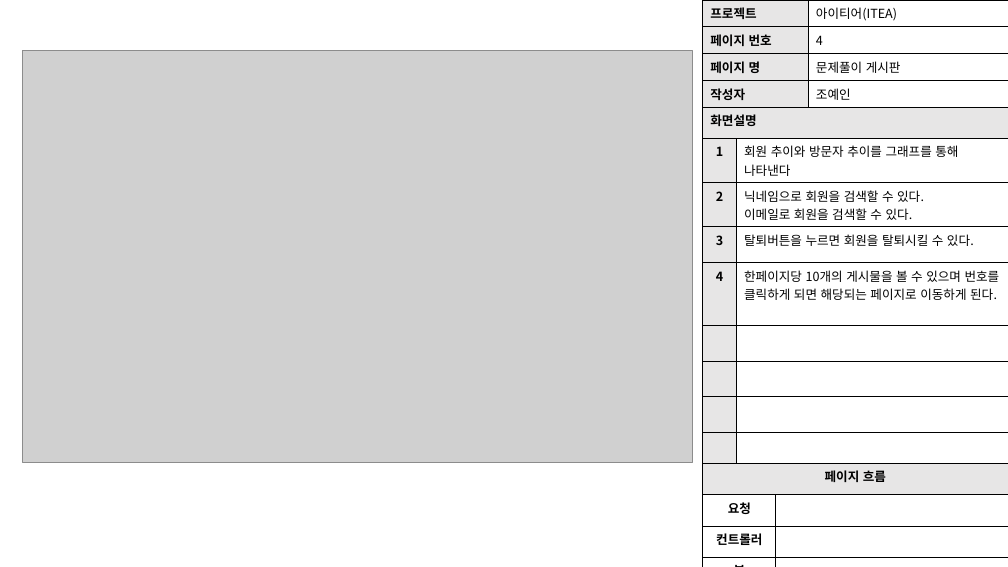
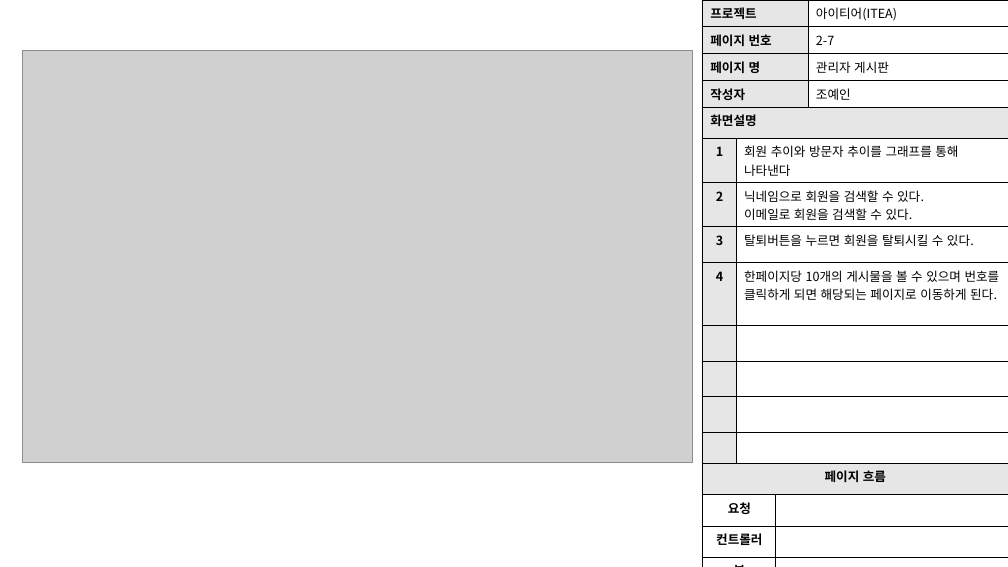
Before and after one commit to skwls2087/itea, a slide deck: slide 15 of 추가자료/스토리보드/스토리보드.pptx. Drawn at 1008x567 pixels with LibreOffice and Linux fonts; fonts in the diff are those of the drawing; grey boxes stand for pictures. Boxes give left, top, right and bottom in pixels: in the first picture for what was removed or moved away, otherwise in the second. Text is boxed around its words. In the diff, an @@ line names an element or a change of style, - is before the commit and + after.

```diff
--- a/추가자료/스토리보드/스토리보드.pptx
+++ b/추가자료/스토리보드/스토리보드.pptx
@@ table at (703,0,1008,107) @@
-row 2, column 2: 4
+row 2, column 2: 2-7
-row 3, column 2: 문제풀이 게시판
+row 3, column 2: 관리자 게시판
```
Also in this commit, not shown: 5 other slides changed.
